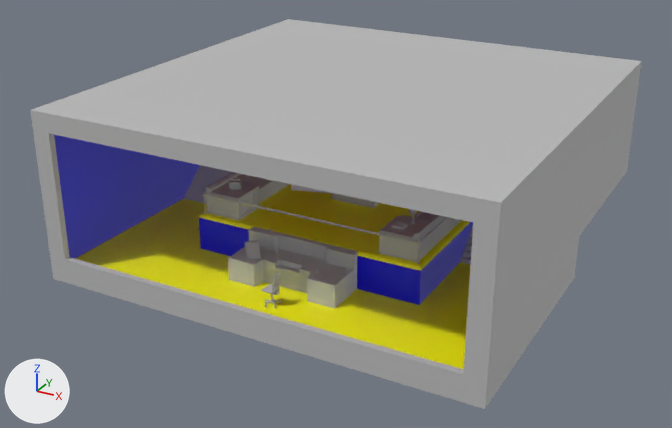
What one commit did to the FBX model Assets/Models/Rooms and Doors/Special Rooms/Control Room.fbx.
Before and after are seen from a camera (50 mm lens) standing at (0.322, -0.63, 0.266) and looking at (-0.006, -0.034, -0.033). Arrows for +X, +Y and +Z are at lower left; the lights stay in place. Where no turn or scale is listed for an object, it has been applied to the vertices. Vertices at the same position are counted once.

Script lines for the objects in view, before the commit:
```python
me_mesh_001 = bpy.data.meshes.new('Mesh.001')
me_mesh_001.from_pydata(...)  # 358 vertices, 372 faces; spans x -0.175..0.175, y -0.178..0.178, z -0.068..0.068
# faces by material slot: [162, 56, 56, 98]
me_mesh_001.materials.append(mat_lambert1)  # grey #bcbcbc
me_mesh_001.materials.append(mat_roof_mat)  # red #ff0000
me_mesh_001.materials.append(mat_inside_wall)  # blue #0000ff
me_mesh_001.materials.append(mat_floor_mat)  # yellow #ffff00
me_mesh_007 = bpy.data.meshes.new('Mesh.007')
me_mesh_007.from_pydata(...)  # 1824 vertices, 1881 faces; spans x -0.045..0.045, y -0.0178..0.0178, z -0.0162..0.0162
me_mesh_007.materials.append(mat_lambert1)  # grey #bcbcbc
me_mesh_008 = bpy.data.meshes.new('Mesh.008')
me_mesh_008.from_pydata(...)  # 1163 vertices, 1221 faces; spans x -0.0151..0.0151, y -0.05..0.05, z -0.0142..0.0142
me_mesh_008.materials.append(mat_lambert1)  # grey #bcbcbc
ob_controlroom = bpy.data.objects.new('ControlRoom', me_mesh_001)
ob_controlroom.location = (0.0, 0.0, 0.0)
ob_energymapmodel = bpy.data.objects.new('EnergyMapModel', me_mesh_007)
ob_energymapmodel.location = (0.0004, -0.1116, -0.0416)
ob_taskmapmodel = bpy.data.objects.new('TaskMapModel', me_mesh_008)
ob_taskmapmodel.location = (0.0749, -0.0408, -0.0135)
# also in view: 'HellingColliderStairs' at (-0.132, -0.002, -0.043); 'PlayerMapModel' at (-0.075, -0.041, -0.016); 'FullRailing' at (0.0, -0.036, -0.019)
```
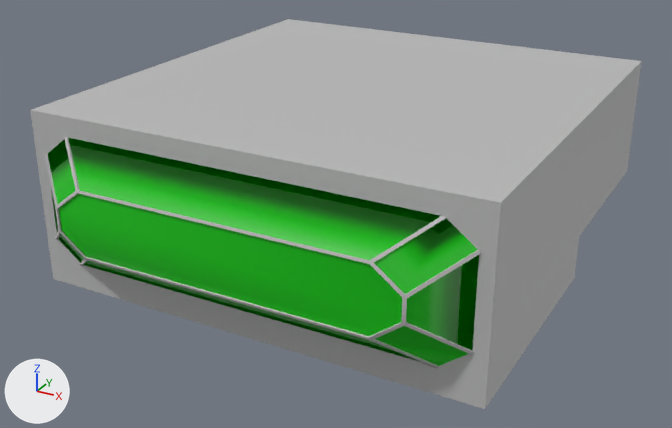
Commit message: window in control room

Where the change shows, as pixel boxes [x1, y1, x2, y2] in the pictures (672 x 428 px; the box of a moved part takes in the faces that stretch with it):
'Window', added (green)
    after: [45, 137, 481, 368]
    faces in mat_glass1 (green #00bb00): [47, 138, 479, 366]
    faces in mat_lambert9 (grey #bcbcbc): [45, 137, 481, 368]
part 1 of me_mesh_001, moved or reshaped
    both: [30, 110, 501, 409]
part 2 of me_mesh_001, recoloured
    before: [331, 193, 380, 208]
'EnergyMapModel', unchanged, covered by the edit
    before: [228, 227, 358, 309]
'TaskMapModel', unchanged, covered by the edit
    before: [379, 209, 461, 262]
'PlayerMapModel', unchanged, covered by the edit
    before: [206, 172, 289, 220]

The change in detail:
Material 'Glass1' (mat_glass1) is new.
Its base color is (0.0, 0.494, 0.0) (green #00bb00).
Material 'lambert9' (mat_lambert9) is new.
Its base color is (0.5, 0.5, 0.5) (grey #bcbcbc).
me_mesh_001 is used by ob_controlroom; location (0.0, 0.0, 0.0).
me_mesh_001 had 358 vertices, 372 faces and spanned x -0.175..0.175, y -0.178..0.178, z -0.068..0.068.
me_mesh_001 now has 376 vertices, 384 faces and spans x -0.175..0.175, y -0.178..0.178, z -0.068..0.068.
Part 1, on me_mesh_001:
8 vertices are removed from x -0.16..0.16, y -0.178..-0.172, z -0.047..0.053.
26 faces are deleted.
26 vertices are added at x -0.17..0.17, y -0.178..-0.172, z -0.059..0.063.
12 new faces join them, mat_inside_wall (blue #0000ff).
26 new faces join them, mat_lambert1 (grey #bcbcbc).
me_mesh_001 part 2: 40 faces spanning x -0.02..0.02, y -0.02..0.014, z -0.028..0.062 switch from mat_lambert1 (grey #bcbcbc) to mat_inside_wall (blue #0000ff).
Mesh me_mesh_011_1 is new.
It has 203 vertices, 120 faces and spans x -0.166..0.166, y -0.014..0.014, z -0.051..0.051.
Faces by material slot: [9, 111].
It uses material mat_glass1 (green #00bb00).
It uses material mat_lambert9 (grey #bcbcbc).
Object 'Window' (ob_window) is new; it shows me_mesh_011_1.
Its location is (0.0, -0.1915, 0.0025).
